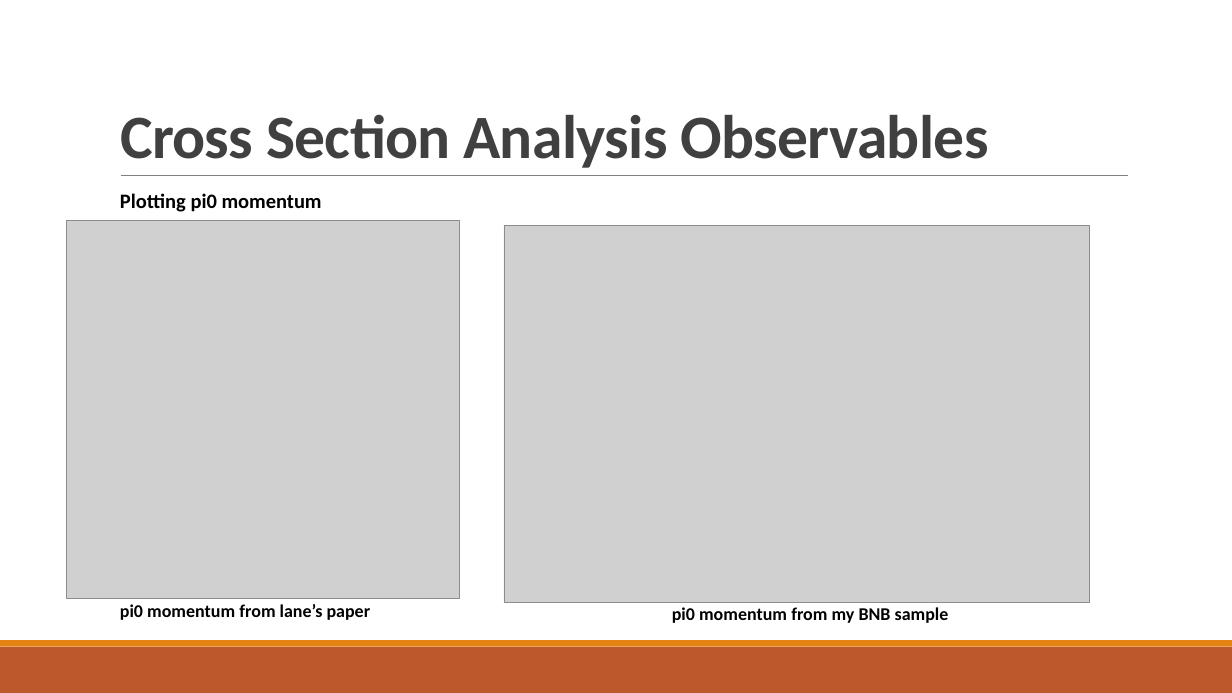
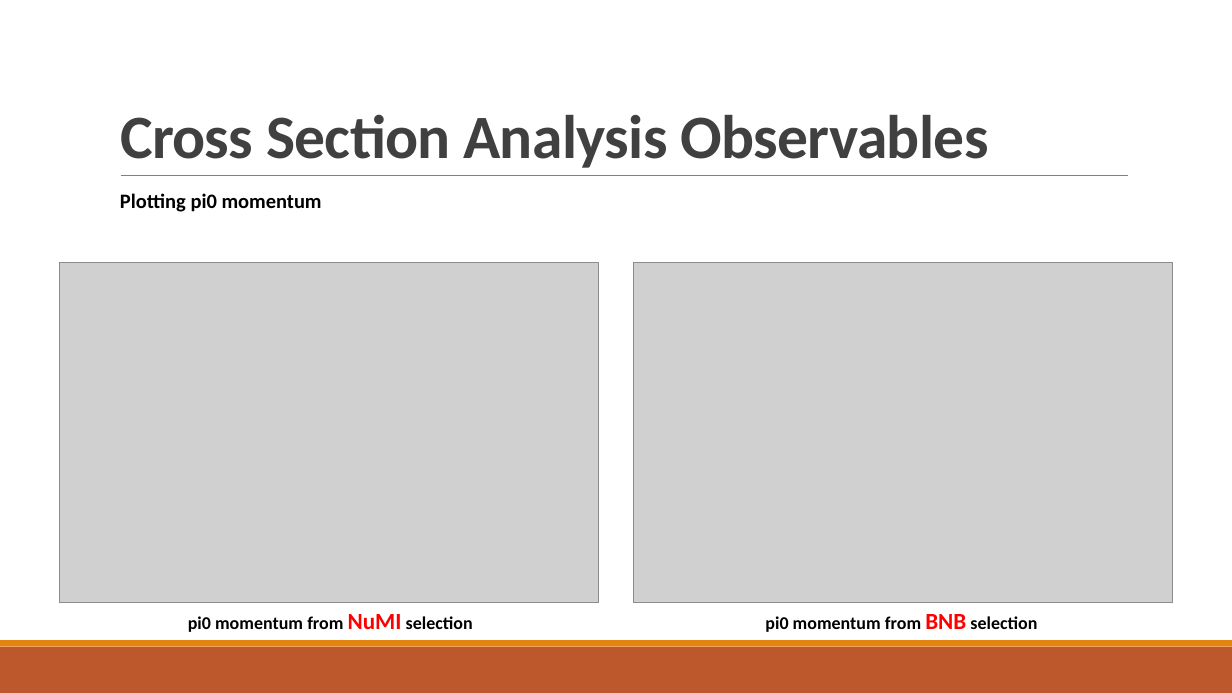
Before and after one commit to jordongalaxy-max/FYP_PYTHON_REAL, a slide deck: slide 31 of Update_Slides/FYP_Weekly_Update_Slides_12March.pptx. Drawn at 1232x693 pixels with LibreOffice and Linux fonts; fonts in the diff are those of the drawing; grey boxes stand for pictures. Boxes give left, top, right and bottom in pixels: in the first picture for what was removed or moved away, otherwise in the second. Text is boxed around its words. In the diff, an @@ line names an element or a change of style, - is before the commit and + after.

```diff
--- a/Update_Slides/FYP_Weekly_Update_Slides_12March.pptx
+++ b/Update_Slides/FYP_Weekly_Update_Slides_12March.pptx
@@ picture: place and size @@
-picture at box(67, 221, 459, 598)
+picture at box(59, 262, 598, 603)
@@ picture: place and size @@
-picture at box(504, 226, 1090, 603)
+picture at box(634, 262, 1173, 603)
@@ text at box(188, 614, 473, 632): text changed @@
-pi0 momentum from lane’s paper
+pi0 momentum from NuMI selection
@@ text at box(765, 614, 1037, 632): text changed @@
-pi0 momentum from my BNB sample
+pi0 momentum from BNB selection
```
Also in this commit, not shown: 24 other slides changed, 9 other files.
